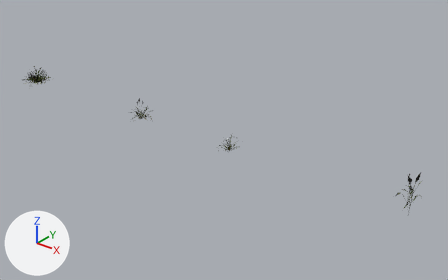
Before and after pictures for a commit that changed the glTF model public/assets/models/grass_tuft.glb.
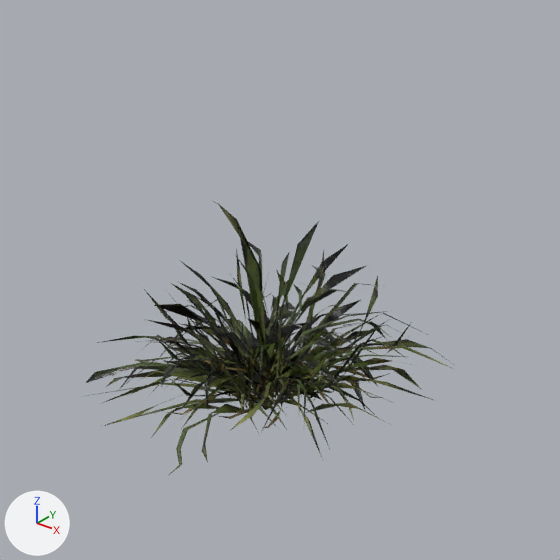
The first picture shows the older version from a 50 mm lens placed at (2.18, -2.78, 1.79), pointed at (-0.15, 0.13, -0.02). The close-ups show the older and then the newer version on the part from 3% to 14% of the width and 17% to 34% of the height of that picture. Only the edits that show in the close-ups are written down. Lighting does not change. The marker at lower left points along +X, +Y and +Z. Where no turn or scale is listed for an object, it has been applied to the vertices.

The scene before the commit, as lines of its bpy script (objects in view):
```python
me_plane_038 = bpy.data.meshes.new('Plane.038')
me_plane_038.from_pydata(...)  # 1521 vertices, 1277 faces; spans x -0.137..0.137, y -0.131..0.131, z -0.085..0.085
me_plane_038.materials.append(mat_grass_medium_01)
ob_grass_medium_01_large_b_lod0 = bpy.data.objects.new('grass_medium_01_large_b_LOD0', me_plane_038)
ob_grass_medium_01_large_b_lod0.location = (-1.9984, -0.005, 0.059)
```
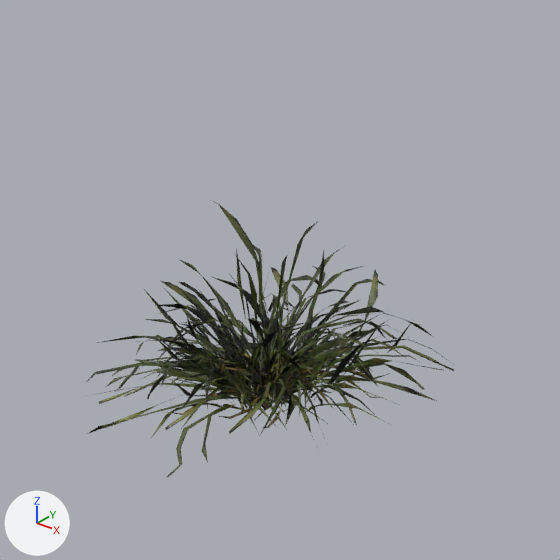
Where the newer file only moved an object's origin or applied its transform, the numbers keep the older frame.

Changed parts and their boxes [x1, y1, x2, y2] in the close-ups (560 x 560 px):
'grass_medium_01_large_b_LOD0', reshaped: before [81, 201, 453, 475]; after [85, 201, 454, 477]
part 1 of me_plane_038, built on: before [158, 293, 387, 404]; after [85, 205, 454, 451]
part 2 of me_plane_038, surface changed: [156, 324, 337, 408] in both

What changed in the scene script:
```text
Change me_plane_038:
    used by ob_grass_medium_01_large_b_lod0; location = (-1.9984, -0.005, 0.059)
    remove me_plane_038.from_pydata(...)  # 1521 vertices, 1277 faces; spans x -0.137..0.137, y -0.131..0.131, z -0.085..0.085
    add me_plane_038.from_pydata(...)  # 1890 vertices, 1646 faces; spans x -0.137..0.137, y -0.131..0.131, z -0.085..0.085
    me_plane_038 part 1: 13 vertices moved from x -0.041..0.083, y -0.07..0.054, z -0.062..0.02 to x -0.038..0.081, y -0.064..0.049, z -0.06..0.018; 2 vertices removed from x -0.013..0.02, y -0.002..0.062, z -0.047..-0.016; 369 vertices added at x -0.105..0.114, y -0.128..0.128, z -0.084..0.058
    me_plane_038 part 2: 11 kept faces spanning x -0.021..0.093, y -0.064..0.007, z -0.056..0.01 get new texture (UV) coordinates
    other edits to the shape of me_plane_038 do not show in these pictures
```
